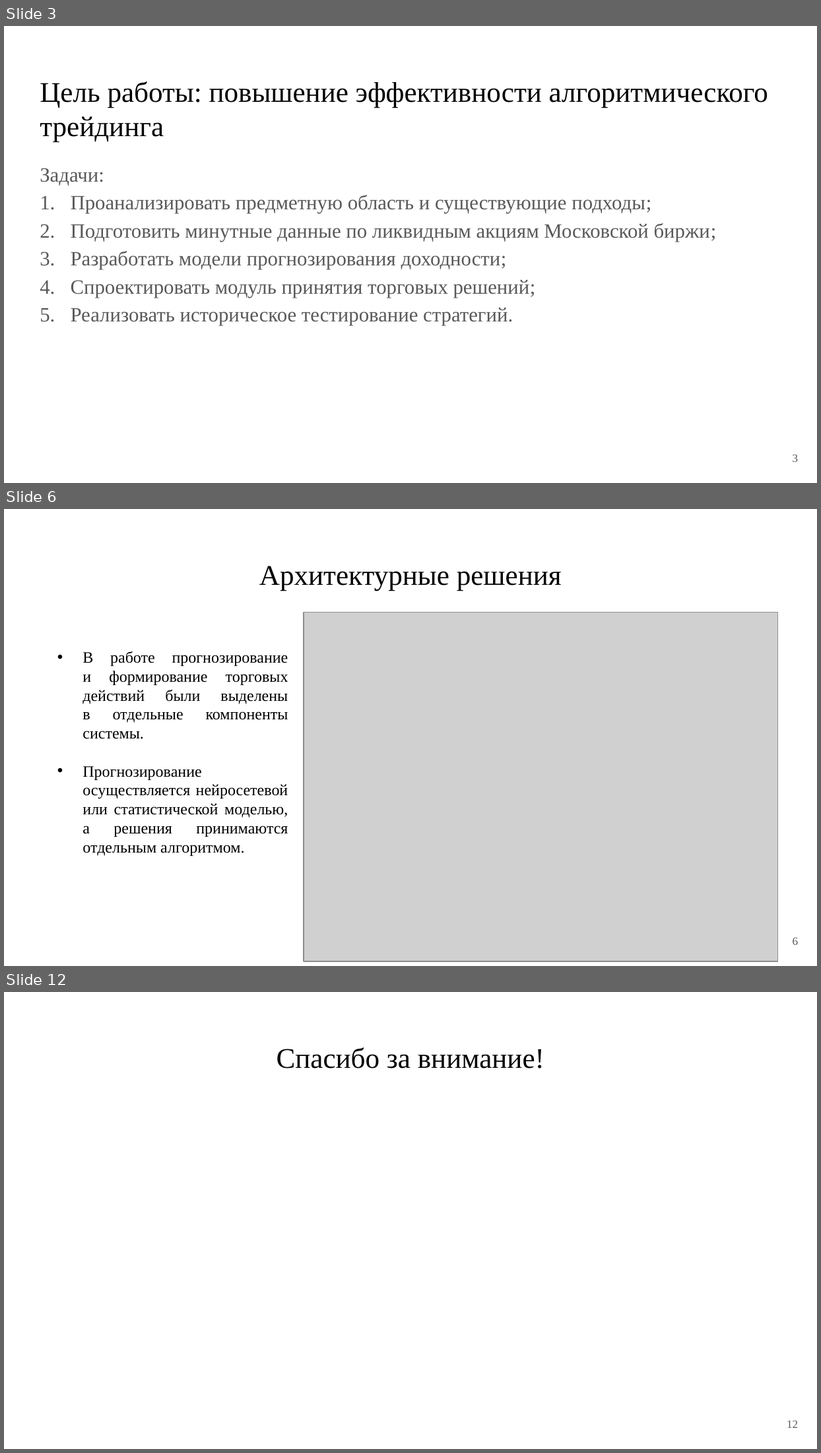
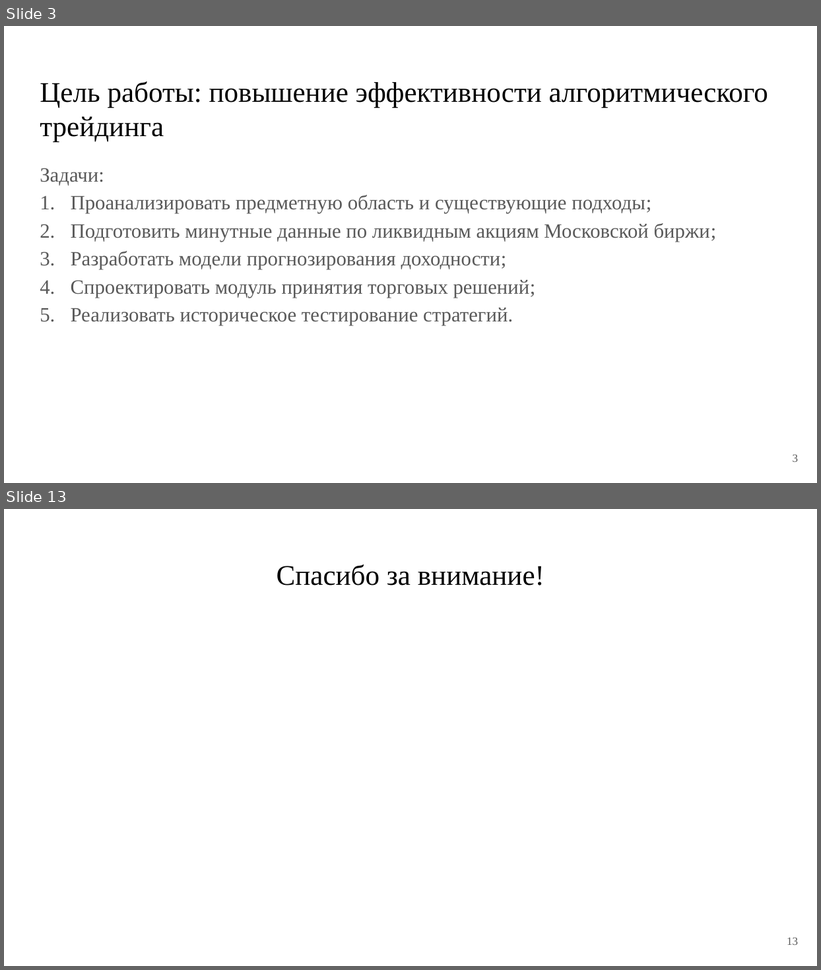
Before and after one commit to PetrovKirill00/BKP, a slide deck: Презентация.pptx. Shown one above the other, each under a label of ours: slides 3, 6 and 12 before the commit, slides 3 and 13 after it; the slides between them are not shown. The pictures are 821x1453 and 821x970 pixels, drawn with LibreOffice and Linux fonts; fonts in the diff are those of the drawing; grey boxes stand for pictures. Boxes give left, top, right and bottom in pixels: in the first picture for what was removed or moved away, otherwise in the second. Text is boxed around its words. In the diff, an @@ line names an element or a change of style, - is before the commit and + after.

```diff
--- a/Презентация.pptx
+++ b/Презентация.pptx
@@ slide 6 removed at [4, 509, 817, 966], background #FFFFFF @@
@@ title removed at [259, 566, 562, 591] @@
-Архитектурные решения
@@ picture removed at [304, 612, 778, 962] @@
@@ text removed at [83, 652, 288, 856] @@
-• В работе прогнозирование
-  и формирование торговых
-  действий были выделены
-  в отдельные компоненты
-  системы.
-• Прогнозирование
-  осуществляется нейросетевой
-  или статистической моделью,
-  а решения принимаются
-  отдельным алгоритмом.
@@ page number removed at [793, 937, 799, 945] @@
-6
@@ what was slide 12 is now slide 13 @@
@@ page number at [787, 937, 798, 945]: text changed @@
-12
+13
```
Also in this commit, not shown: 5 slides changed, 4 slides added, 2 other slides removed, 12 other files.
